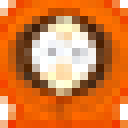
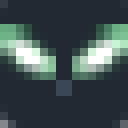
Layered file, before and after one edit (128x128). Changes by layer:
removed layer "icon" over bbox(0, 0, 128, 128)
added layer "нос" above "Правая ресничка" over bbox(56, 80, 72, 96)
added layer "Правая ресничка" above "глаз слева" over bbox(96, 24, 128, 40)
added layer "глаз слева" (1st of 2) above "Левая ресничка" over bbox(72, 24, 128, 80)
added layer "Левая ресничка" above "глаз слева" over bbox(0, 24, 32, 40)
added layer "глаз слева" (2nd of 2) above "башка" over bbox(0, 24, 56, 80)
added layer "башка" above "Фон" over bbox(0, 0, 128, 128)
